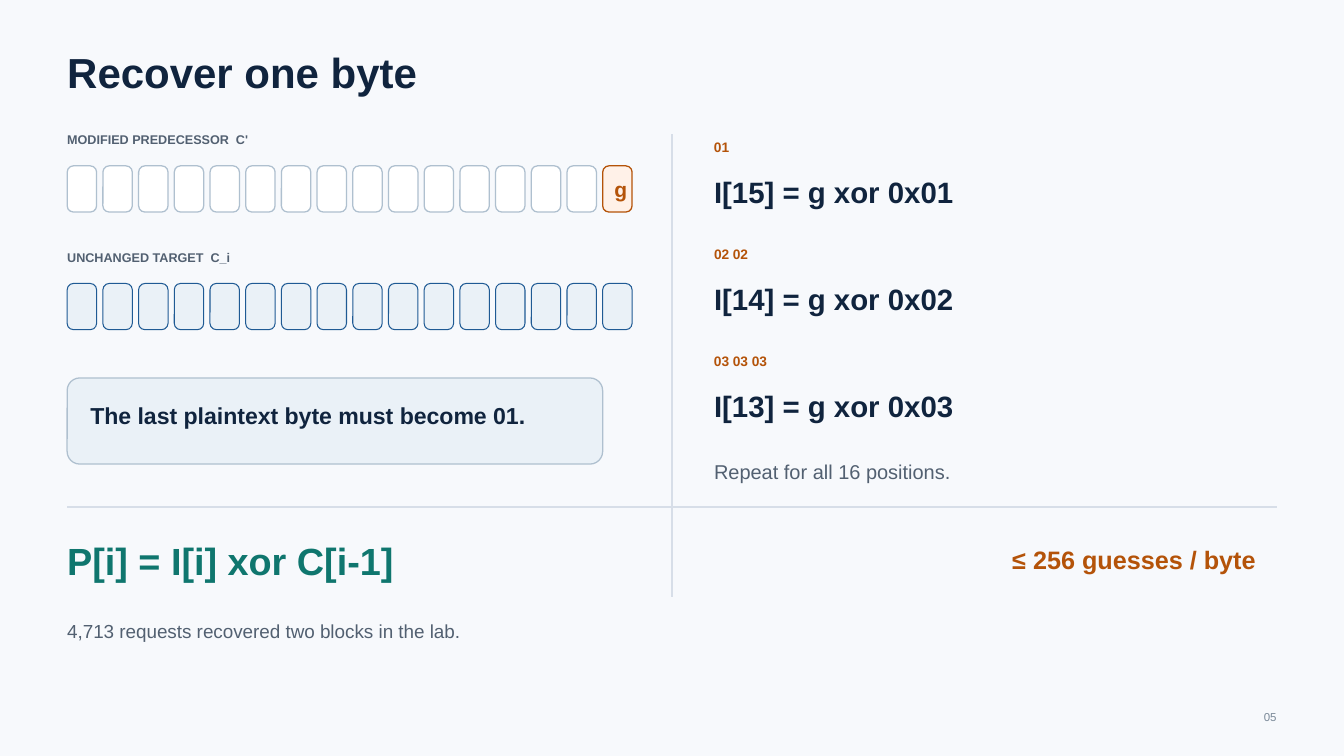
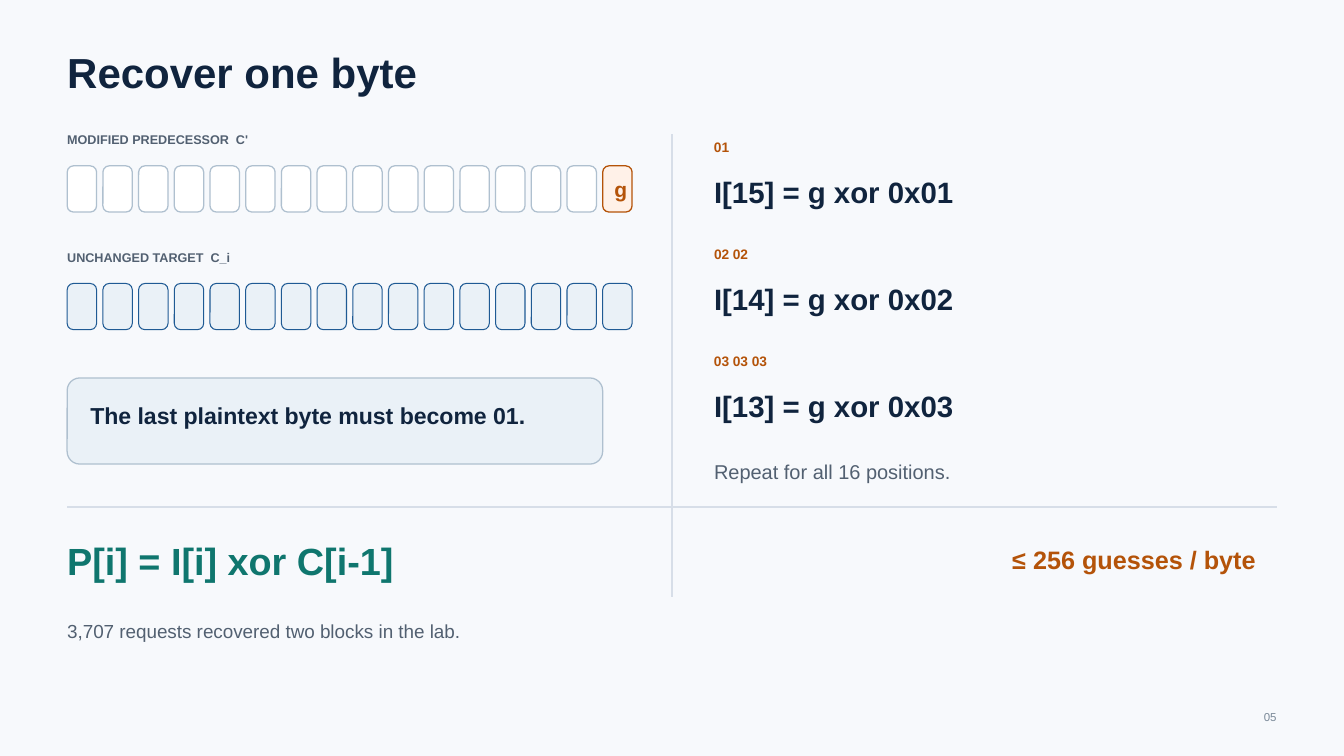
Before and after one commit to AlaIchhe/hdu-is-work3-padding-oracle, a slide deck: slide 5 of slides/Work3_Padding_Oracle_Presentation.pptx. Drawn at 1344x756 pixels with LibreOffice and Linux fonts; fonts in the diff are those of the drawing. Boxes give left, top, right and bottom in pixels: in the first picture for what was removed or moved away, otherwise in the second. Text is boxed around its words. In the diff, an @@ line names an element or a change of style, - is before the commit and + after.

```diff
--- a/slides/Work3_Padding_Oracle_Presentation.pptx
+++ b/slides/Work3_Padding_Oracle_Presentation.pptx
@@ text at bbox=[67, 624, 460, 642]: text changed @@
-4,713 requests recovered two blocks in the lab.
+3,707 requests recovered two blocks in the lab.
```
Also in this commit, not shown: 1 other slide changed, 8 other files.
